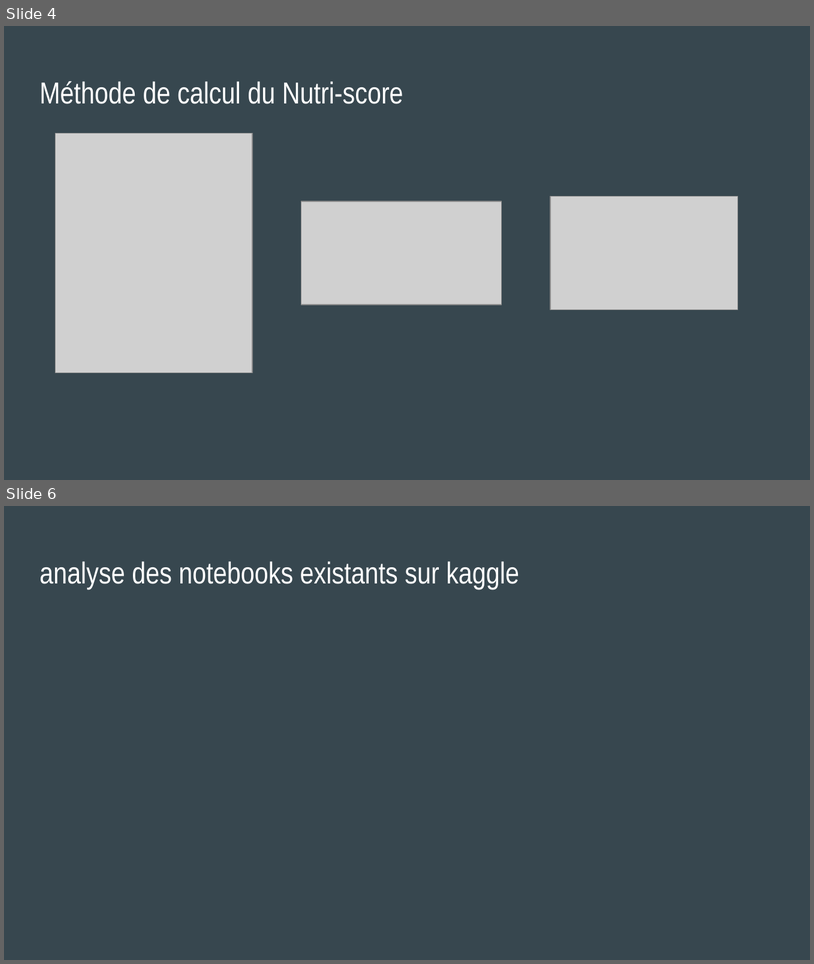
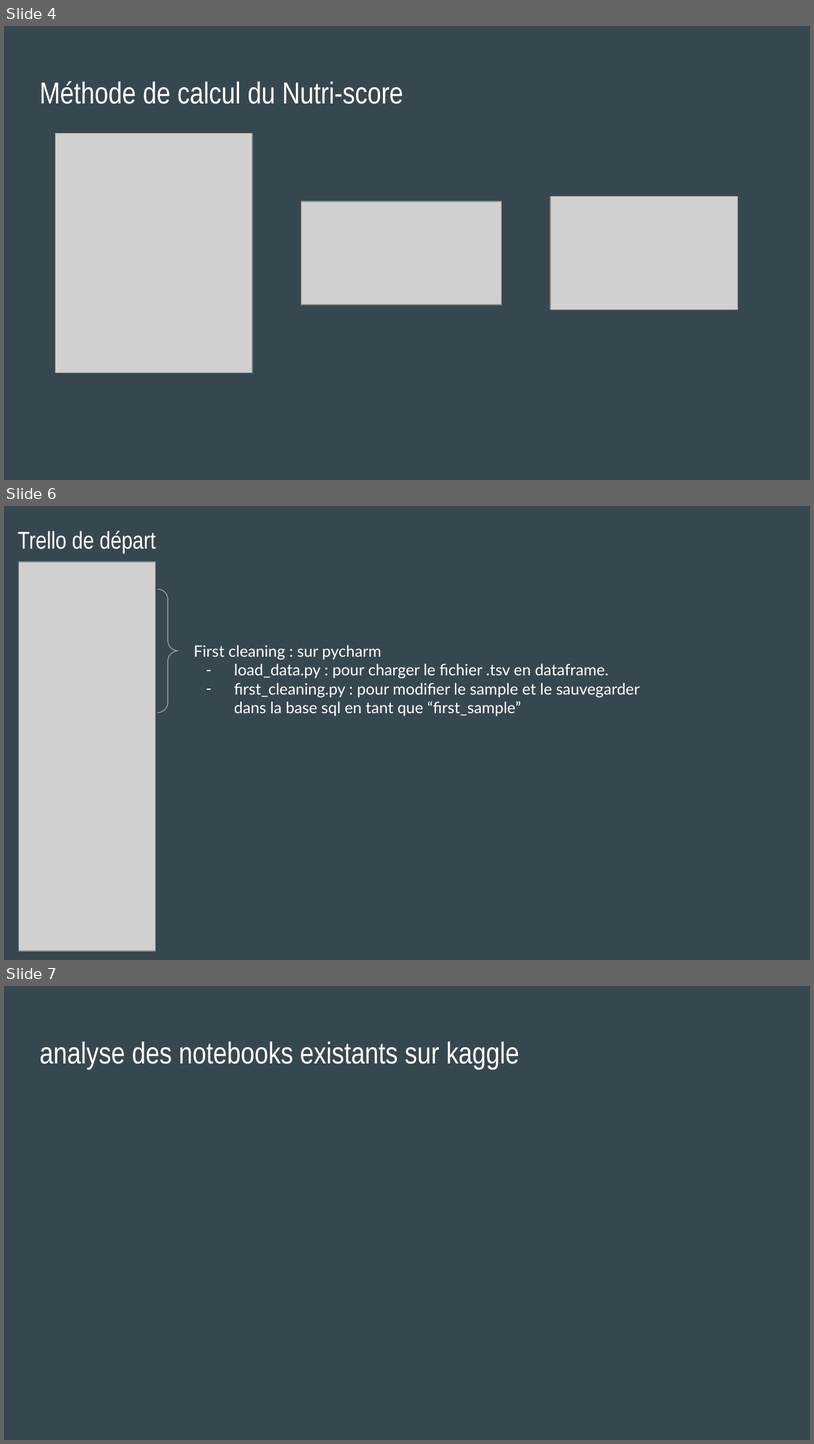
Before and after one commit to MarieDeSmedt/FoodFlix, a slide deck: FOODFLIX.pptx. Shown one above the other, each under a label of ours: slides 4 and 6 before the commit, slides 4, 6 and 7 after it; the slides between them are not shown. The pictures are 814x964 and 814x1444 pixels, drawn with LibreOffice and Linux fonts; fonts in the diff are those of the drawing; grey boxes stand for pictures. Boxes give left, top, right and bottom in pixels: in the first picture for what was removed or moved away, otherwise in the second. Text is boxed around its words. In the diff, an @@ line names an element or a change of style, - is before the commit and + after.

```diff
--- a/FOODFLIX.pptx
+++ b/FOODFLIX.pptx
@@ slide 6 added at [4,506,810,960], background #37474F @@
@@ title added at [18,531,156,554], 21.6 pt, text #FFFFFF @@
+Trello de départ
@@ picture added at [18,562,155,951] @@
@@ brace pair added at [33,589,178,712], outline #9E9E9E 0.75 pt @@
@@ text added at [194,645,640,716], 14 pt, text #FFFFFF @@
+First cleaning : sur pycharm
+– load_data.py : pour charger le fichier .tsv en dataframe.
+– first_cleaning.py : pour modifier le sample et le sauvegarder dans la base sql en tant que “first_sample”
@@ what was slide 6 is now slide 7 @@
```
Also in this commit, not shown: 2 slides changed.
